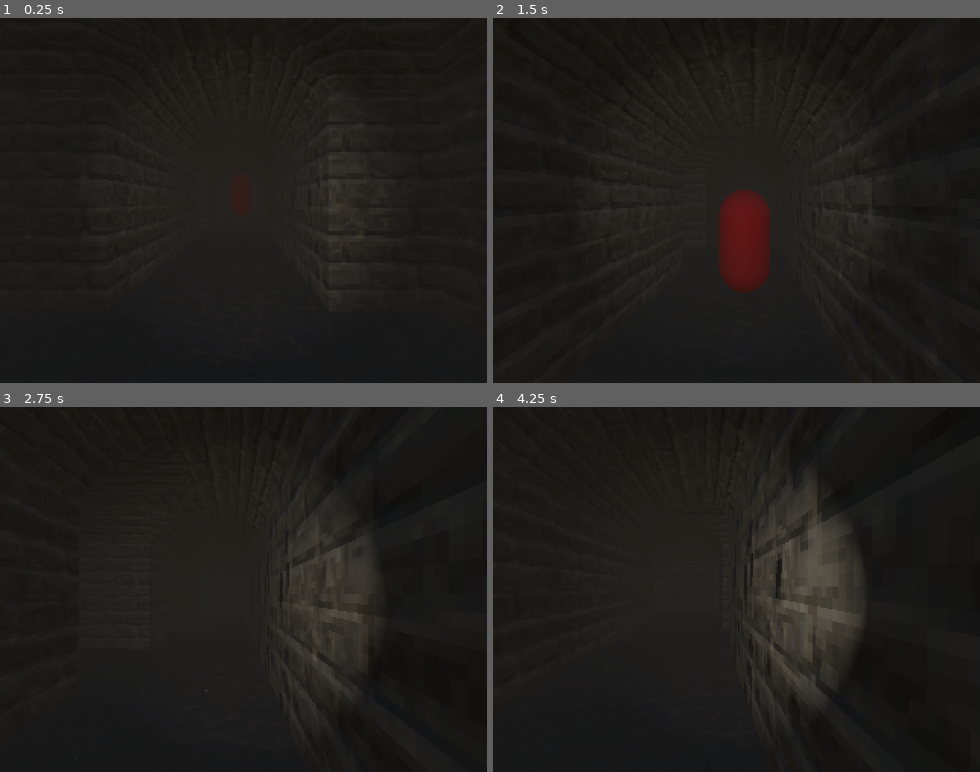
Above: before the commit, frames 1-4 (two rows, left to right).
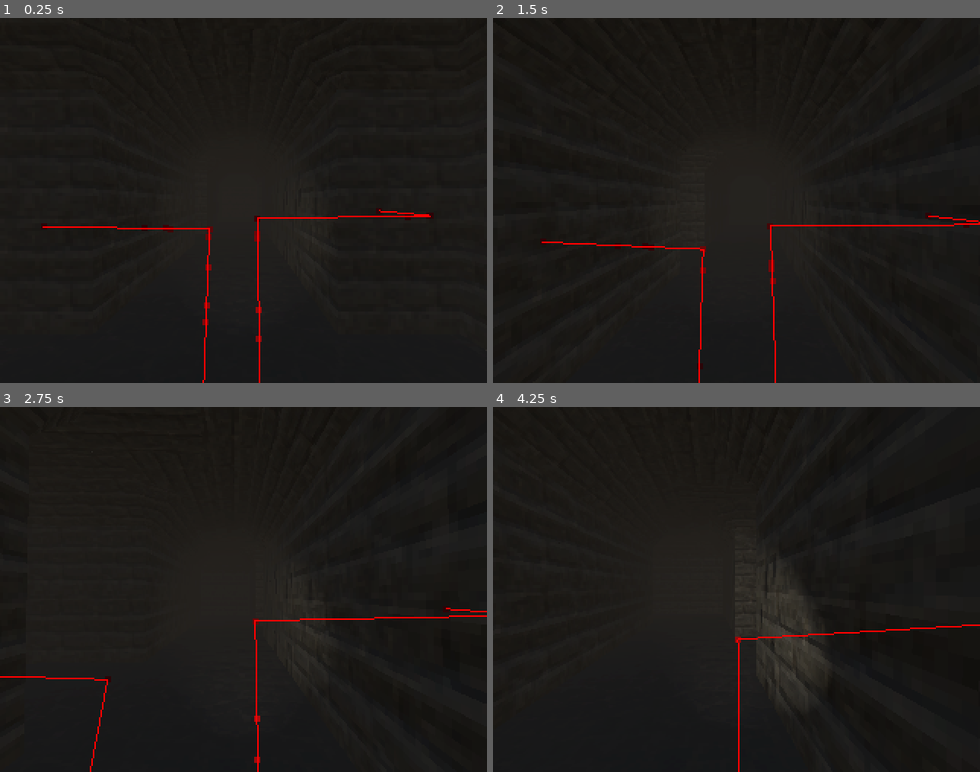
Above: after the commit, the same moments.

Repository: gurkenpoo/godotRetroHorror
Game: Godot game, scene res://world.tscn
The game is run twice, just before and just after one commit, with the same random seed, the same clock (stepped at 60 frames per second) and the same inputs.
Inputs (mouse positions are in pixels of both pictures, inside the frame that each line leads up to):
- Up to frame 1 (0.25 s): no input
- Up to frame 2 (1.5 s): tap Enter (ui_accept) at 0.5, 0.6, 0.77, 1.07, 1.35 s; move the mouse to (760, 200) at 0.52 s; hold W (arriba) from 0.53 s (still down); move the mouse to (712, 200) at 1.27 s
- Up to frame 3 (2.75 s): keep holding W (arriba); tap Enter (ui_accept) at 1.52, 1.82, 2.1 s; move the mouse to (253, 582) at 2.02 s
- Up to frame 4 (4.25 s): keep holding W (arriba); move the mouse to (731, 596) at 2.77 s; tap Enter (ui_accept) at 2.85, 3.02, 3.32, 3.6, 3.77, 4.07 s; move the mouse to (775, 593) at 3.52 s

The runs differ from the first frame. In frame 1, 1.4% of the frame differs, in the area x 8-89%, y 29-100%; in frame 2, 3.3%; in frame 3, 3.8%; in frame 4, 6.1%, in the area x 49-100%, y 13-100%.

Commit message:
improve player tracking & adjust classes

Diff:
--- a/enemy.gd
+++ b/enemy.gd
@@ -2,7 +2,7 @@
 
 @onready var nav_agent = $NavigationAgent3D
 
-var SPEED = 3.0
+var SPEED = 1.5
 
 func _physics_process(delta):
 	var current_location = global_transform.origin
--- a/enemy.tscn
+++ b/enemy.tscn
@@ -23,3 +23,6 @@
 
 [node name="NavigationAgent3D" type="NavigationAgent3D" parent="."]
 agent_height_offset = 0.45
+debug_enabled = true
+debug_path_custom_color = Color(1, 0, 1, 1)
+debug_path_custom_point_size = 10.0
--- a/player.gd
+++ /dev/null
@@ -1,30 +0,0 @@
-extends CharacterBody3D
-
-
-const SPEED = 5.0
-const JUMP_VELOCITY = 4.5
-
-var gravity = ProjectSettings.get_setting("physics/3d/default_gravity")
-
-
-func _physics_process(delta):
-	print(position)
-	# Add the gravity.
-	if not is_on_floor():
-		velocity.y -= gravity * delta
-
-	# Handle Jump.
-	if Input.is_action_just_pressed("ui_accept") and is_on_floor():
-		velocity.y = JUMP_VELOCITY
-
-
-	var input_dir = Input.get_vector("ui_left", "ui_right", "ui_up", "ui_down")
-	var direction = (transform.basis * Vector3(input_dir.x, 0, input_dir.y)).normalized()
-	if direction:
-		velocity.x = direction.x * SPEED
-		velocity.z = direction.z * SPEED
-	else:
-		velocity.x = move_toward(velocity.x, 0, SPEED)
-		velocity.z = move_toward(velocity.z, 0, SPEED)
-
-	move_and_slide()
--- a/player.tscn
+++ b/player.tscn
@@ -1,89 +1,28 @@
-[gd_scene load_steps=5 format=3 uid="uid://dmwswfmgnnsly"]
+[gd_scene load_steps=4 format=3 uid="uid://dmwswfmgnnsly"]
 
-[sub_resource type="GDScript" id="GDScript_dx5en"]
-script/source = "extends CharacterBody3D
+[ext_resource type="Script" path="res://player2.gd" id="1_a131v"]
 
+[sub_resource type="CapsuleShape3D" id="CapsuleShape3D_ds6kr"]
 
+[sub_resource type="CapsuleMesh" id="CapsuleMesh_gdofx"]
 
-@onready var camera = $Camera3D
+[node name="player" type="CharacterBody3D"]
+transform = Transform3D(1, 0, 0, 0, 1, 0, 0, 0, 1, 0, 1.43114, 0)
+script = ExtResource("1_a131v")
 
+[node name="CollisionShape3D" type="CollisionShape3D" parent="."]
+shape = SubResource("CapsuleShape3D_ds6kr")
 
-const SPEED = 3
-const JUMP_VELOCITY = 5.0
+[node name="MeshInstance3D" type="MeshInstance3D" parent="CollisionShape3D"]
+mesh = SubResource("CapsuleMesh_gdofx")
 
-# Get the gravity from the project settings to be synced with RigidBody nodes.
-var gravity = 20.0
+[node name="Camera3D" type="Camera3D" parent="."]
+transform = Transform3D(1, 0, 0, 0, 1, 0, 0, 0, 1, 0, 0.485899, -0.302006)
 
-
-
-func _ready():
-
-	Input.mouse_mode = Input.MOUSE_MODE_CAPTURED
-	camera.current = true
-
-
-func _unhandled_input(event):
-	if event is InputEventMouseMotion:
-		rotate_y(-event.relative.x * .005)
-		camera.rotate_x(-event.relative.y * .005)
-		camera.rotation.x = clamp(camera.rotation.x, -PI/2, PI/2)
-
-
-func _physics_process(delta):
-	# Add the gravity.
-	if not is_on_floor():
-		velocity.y -= gravity * delta
-
-	# Handle Jump.
-	if Input.is_action_just_pressed(\"ui_accept\") and is_on_floor():
-		velocity.y = JUMP_VELOCITY
-
-	# Get the input direction and handle the movement/deceleration.
-	# As good practice, you should replace UI actions with custom gameplay actions.
-	var input_dir = Input.get_vector(\"izquierda\", \"derecha\", \"arriba\", \"abajo\")
-	var direction = (transform.basis * Vector3(input_dir.x, 0, input_dir.y)).normalized()
-	if direction:
-		velocity.x = direction.x * SPEED
-		velocity.z = direction.z * SPEED
-	else:
-		velocity.x = move_toward(velocity.x, 0, SPEED)
-		velocity.z = move_toward(velocity.z, 0, SPEED)
-
-
-	move_and_slide()
-
-
-
-
-
-"
-
-[sub_resource type="CapsuleShape3D" id="CapsuleShape3D_3785a"]
-
-[sub_resource type="CapsuleMesh" id="CapsuleMesh_xltt1"]
-
-[sub_resource type="GDScript" id="GDScript_nbqyw"]
-
-[node name="player" type="Node3D"]
-transform = Transform3D(1, 0, 0, 0, 1, 0, 0, 0, 1, 0, 1.43114, 0)
-
-[node name="CharacterBody3D" type="CharacterBody3D" parent="."]
-transform = Transform3D(1, 0, 0, 0, 1, 0, 0, 0, 1, 0, 0.960941, 0)
-script = SubResource("GDScript_dx5en")
-
-[node name="CollisionShape3D" type="CollisionShape3D" parent="CharacterBody3D"]
-shape = SubResource("CapsuleShape3D_3785a")
-
-[node name="MeshInstance3D" type="MeshInstance3D" parent="CharacterBody3D/CollisionShape3D"]
-mesh = SubResource("CapsuleMesh_xltt1")
-
-[node name="Camera3D" type="Camera3D" parent="CharacterBody3D"]
-transform = Transform3D(1, 0, 0, 0, 1, 0, 0, 0, 1, 0, 0.5, 0.0062744)
-script = SubResource("GDScript_nbqyw")
-
-[node name="SpotLight3D" type="SpotLight3D" parent="CharacterBody3D"]
-transform = Transform3D(1, 0, 0, 0, 1, 0, 0, 0, 1, 0, 0.453966, -0.205583)
+[node name="SpotLight3D" type="SpotLight3D" parent="."]
+transform = Transform3D(1, 0, 0, 0, 1, 0, 0, 0, 1, 0, -0.0432503, -0.205583)
 light_color = Color(0.937255, 0.890196, 0.835294, 1)
-light_energy = 0.5
-spot_range = 20.1003
-spot_angle = 37.7986
+light_energy = 1.066
+spot_range = 17.9598
+spot_attenuation = 1.18921
+spot_angle = 21.0398
--- /dev/null
+++ b/player2.gd
@@ -0,0 +1,50 @@
+extends CharacterBody3D
+
+
+
+@onready var camera = $Camera3D
+
+
+const SPEED = 3
+const JUMP_VELOCITY = 5.0
+
+# Get the gravity from the project settings to be synced with RigidBody nodes.
+var gravity = 20.0
+
+
+
+func _ready():
+
+	Input.mouse_mode = Input.MOUSE_MODE_CAPTURED
+	camera.current = true
+
+
+func _unhandled_input(event):
+	if event is InputEventMouseMotion:
+		rotate_y(-event.relative.x * .005)
+		camera.rotate_x(-event.relative.y * .005)
+		camera.rotation.x = clamp(camera.rotation.x, -PI/2, PI/2)
+
+
+func _physics_process(delta):
+	# Add the gravity.
+	if not is_on_floor():
+		velocity.y -= gravity * delta
+
+	# Handle Jump.
+	if Input.is_action_just_pressed("ui_accept") and is_on_floor():
+		velocity.y = JUMP_VELOCITY
+
+	# Get the input direction and handle the movement/deceleration.
+	# As good practice, you should replace UI actions with custom gameplay actions.
+	var input_dir = Input.get_vector("izquierda", "derecha", "arriba", "abajo")
+	var direction = (transform.basis * Vector3(input_dir.x, 0, input_dir.y)).normalized()
+	if direction:
+		velocity.x = direction.x * SPEED
+		velocity.z = direction.z * SPEED
+	else:
+		velocity.x = move_toward(velocity.x, 0, SPEED)
+		velocity.z = move_toward(velocity.z, 0, SPEED)
+
+	Input.mouse_mode = Input.MOUSE_MODE_CAPTURED
+	move_and_slide()
--- a/world.tscn
+++ b/world.tscn
@@ -37,7 +37,7 @@
 environment = SubResource("Environment_k2l74")
 
 [node name="player" parent="." instance=ExtResource("1_0dx5o")]
-transform = Transform3D(1, 0, 0, 0, 1, 0, 0, 0, 1, 0.34655, 0.282991, 0.214437)
+transform = Transform3D(1, 0, 0, 0, 1, 0, 0, 0, 1, 0.34655, 1.81942, 0.214437)
 
 [node name="NavigationRegion3D" type="NavigationRegion3D" parent="."]
 navigation_mesh = SubResource("NavigationMesh_0crjw")
@@ -53,7 +53,7 @@
 metadata/_editor_floor_ = Vector3(0, 0, 0)
 
 [node name="Enemy" parent="." instance=ExtResource("4_nsnwr")]
-transform = Transform3D(1, 0, 0, 0, 1, 0, 0, 0, 1, 0.224616, 1.09789, -11.5305)
+transform = Transform3D(1, 0, 0, 0, 1, 0, 0, 0, 1, -8.57062, 1.09789, -10.427)
 
 [node name="Enemy2" parent="." instance=ExtResource("4_nsnwr")]
 transform = Transform3D(1, 0, 0, 0, 1, 0, 0, 0, 1, 15.0813, -3.57628e-07, -26.1684)
Not shown: 8 places in cealing.tres that only renumber resources
